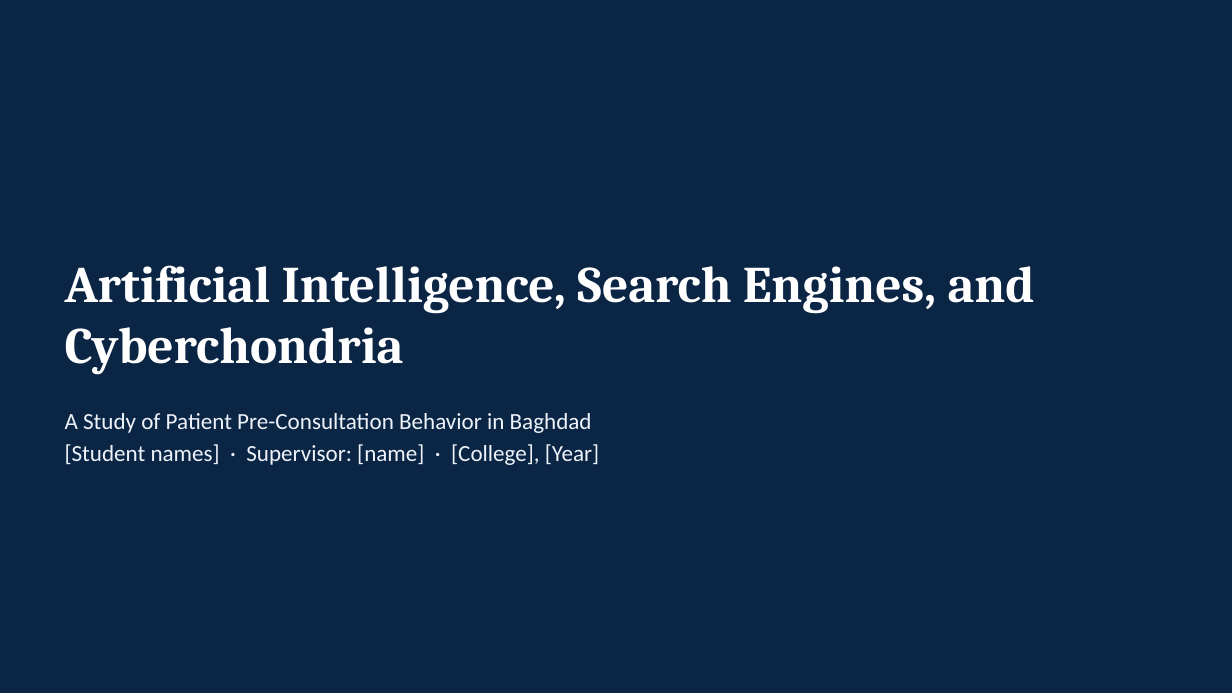
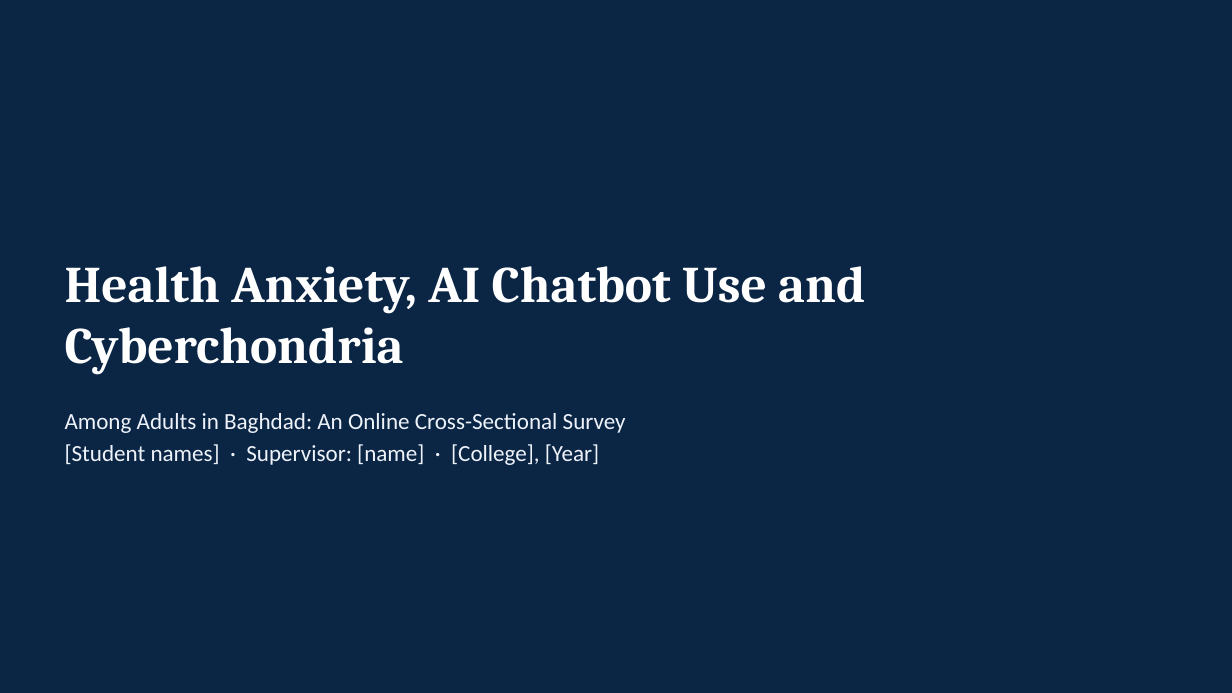
Before and after one commit to Yaseen279/History-Exam, a slide deck: slide 1 of research/output/study/Defence_Presentation.pptx. Drawn at 1232x693 pixels with LibreOffice and Linux fonts; fonts in the diff are those of the drawing. Boxes give left, top, right and bottom in pixels: in the first picture for what was removed or moved away, otherwise in the second. Text is boxed around its words. In the diff, an @@ line names an element or a change of style, - is before the commit and + after.

```diff
--- a/research/output/study/Defence_Presentation.pptx
+++ b/research/output/study/Defence_Presentation.pptx
@@ title at (65, 266, 865, 375): text changed @@
-Artificial Intelligence, Search Engines, and Cyberchondria
+Health Anxiety, AI Chatbot Use and Cyberchondria
@@ text at (65, 413, 626, 433): text changed @@
-A Study of Patient Pre-Consultation Behavior in Baghdad
+Among Adults in Baghdad: An Online Cross-Sectional Survey
```
Also in this commit, not shown: 7 other slides changed, 14 other files.
